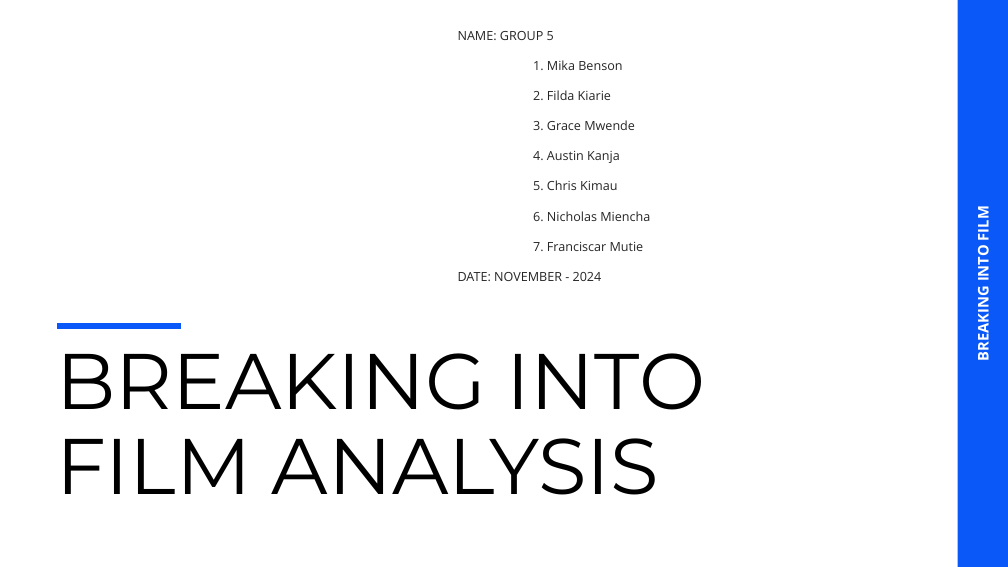
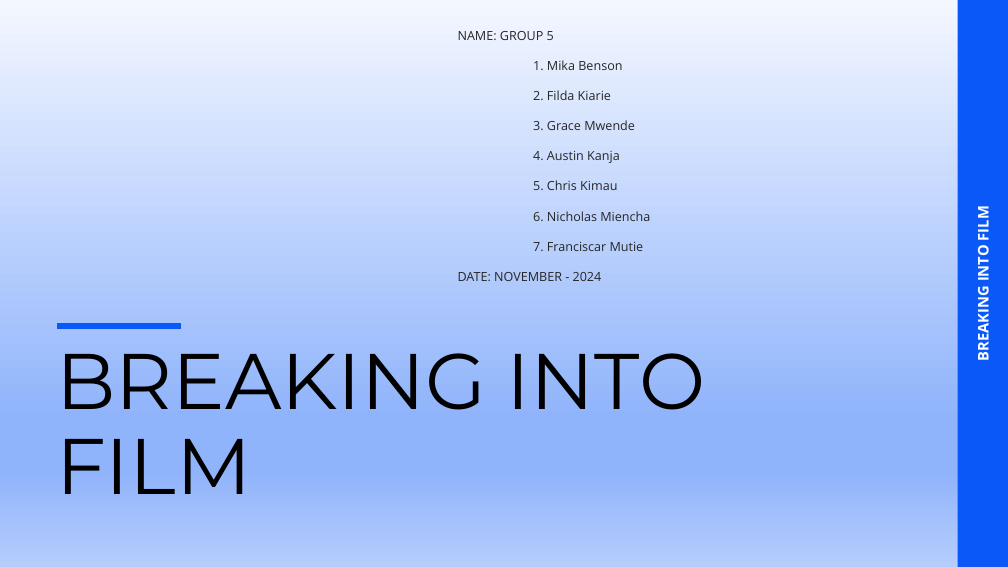
Before and after one commit to mikabenson/PHASE2_PROJECT-inferential-statistics-, a slide deck: slide 1 of Phase 2 Project_Group 5.pptx. Drawn at 1008x567 pixels with LibreOffice and Linux fonts; fonts in the diff are those of the drawing. Boxes give left, top, right and bottom in pixels: in the first picture for what was removed or moved away, otherwise in the second. Text is boxed around its words. In the diff, an @@ line names an element or a change of style, - is before the commit and + after.

```diff
--- a/Phase 2 Project_Group 5.pptx
+++ b/Phase 2 Project_Group 5.pptx
@@ background #FFFFFF to gradient #F3F7FF to #90B4FB to #B5CDFD @@
@@ title at (56,353,705,494): text changed @@
-BREAKING INTO FILM ANALYSIS
+BREAKING INTO FILM
```
Also in this commit, not shown: 13 other slides changed, 3 slides added, 1 slide removed, 2 other files.
